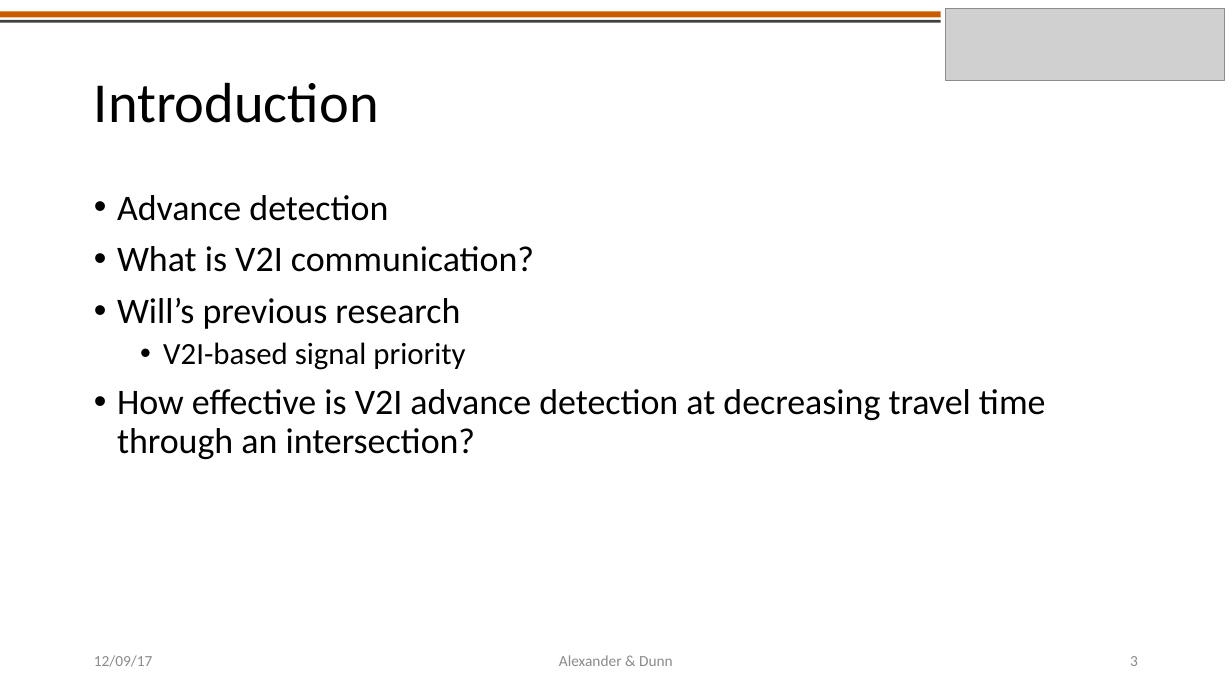
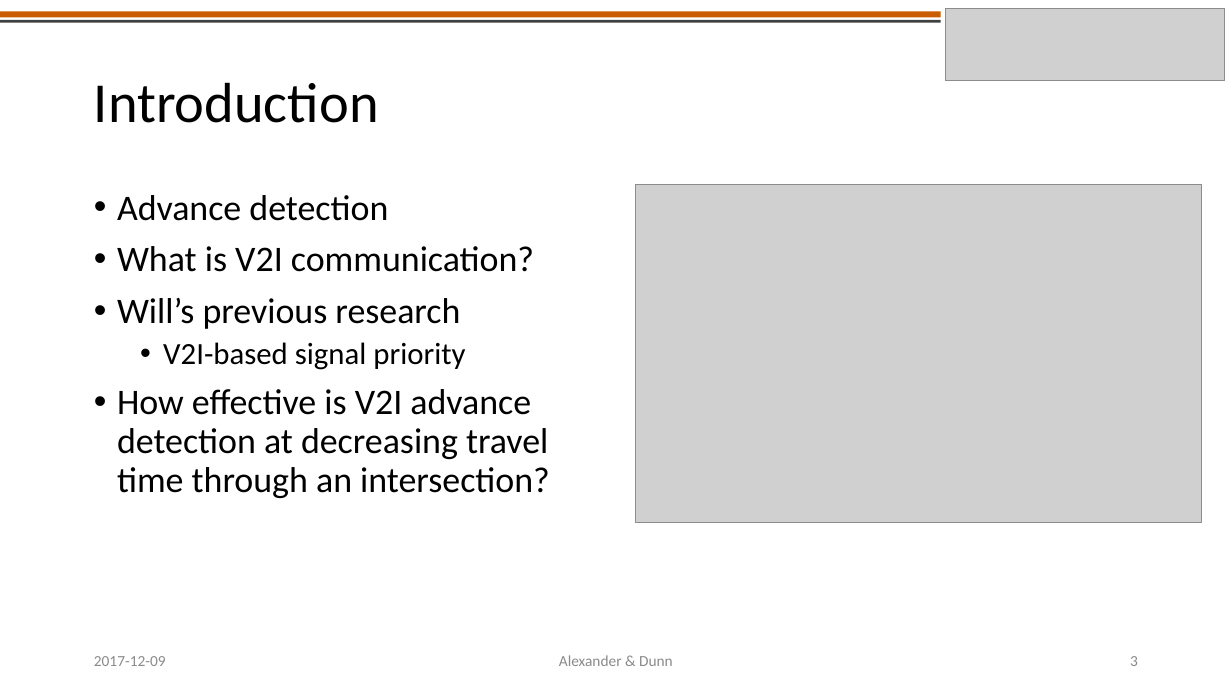
Before and after one commit to americalexander/mrFinishLine, a slide deck: slide 3 of CE391F_project_presentation_alexander_dunn.pptx. Drawn at 1232x693 pixels with LibreOffice and Linux fonts; fonts in the diff are those of the drawing; grey boxes stand for pictures. Boxes give left, top, right and bottom in pixels: in the first picture for what was removed or moved away, otherwise in the second. Text is boxed around its words. In the diff, an @@ line names an element or a change of style, - is before the commit and + after.

Commit message:
add COBALT screenshot

```diff
--- a/CE391F_project_presentation_alexander_dunn.pptx
+++ b/CE391F_project_presentation_alexander_dunn.pptx
@@ text "Advance detection" rewrapped from (117,195,1046,459) to (117,195,550,498) @@
@@ picture added at (636,185,1202,523) @@
@@ text at (94,656,166,666): text changed @@
-12/09/17
+2017-12-09
```
Also in this commit, not shown: 9 other slides changed.
